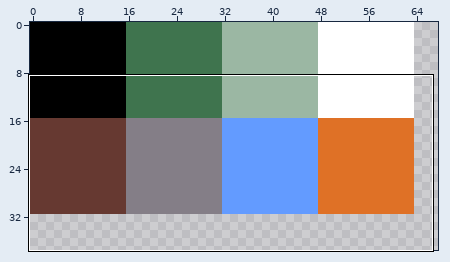
Pixel-art file, stored at assets/art/TileMap.aseprite. The first picture is a wide view before the edit; the outline marks the close-up.
Close-up. First the earlier version:
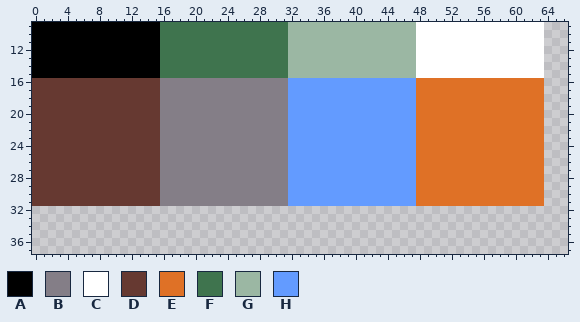
128x128 pixels, 1 frame. Shown: x 0..66, y 9..37. The wide view leaves out empty margins.
Palette (. is transparent): A #000000  B #847e87  C #ffffff  D #663931  E #df7126  F #3f744e  G #9bb7a3  H #639bff
Pixels before, first column x 0:
 9 AAAAAAAAAAAAAAAAFFFFFFFFFFFFFFFFGGGGGGGGGGGGGGGGCCCCCCCCCCCCCCCC
10 AAAAAAAAAAAAAAAAFFFFFFFFFFFFFFFFGGGGGGGGGGGGGGGGCCCCCCCCCCCCCCCC
11 AAAAAAAAAAAAAAAAFFFFFFFFFFFFFFFFGGGGGGGGGGGGGGGGCCCCCCCCCCCCCCCC
12 AAAAAAAAAAAAAAAAFFFFFFFFFFFFFFFFGGGGGGGGGGGGGGGGCCCCCCCCCCCCCCCC
13 AAAAAAAAAAAAAAAAFFFFFFFFFFFFFFFFGGGGGGGGGGGGGGGGCCCCCCCCCCCCCCCC
14 AAAAAAAAAAAAAAAAFFFFFFFFFFFFFFFFGGGGGGGGGGGGGGGGCCCCCCCCCCCCCCCC
15 AAAAAAAAAAAAAAAAFFFFFFFFFFFFFFFFGGGGGGGGGGGGGGGGCCCCCCCCCCCCCCCC
16 DDDDDDDDDDDDDDDDBBBBBBBBBBBBBBBBHHHHHHHHHHHHHHHHEEEEEEEEEEEEEEEE
17 DDDDDDDDDDDDDDDDBBBBBBBBBBBBBBBBHHHHHHHHHHHHHHHHEEEEEEEEEEEEEEEE
18 DDDDDDDDDDDDDDDDBBBBBBBBBBBBBBBBHHHHHHHHHHHHHHHHEEEEEEEEEEEEEEEE
19 DDDDDDDDDDDDDDDDBBBBBBBBBBBBBBBBHHHHHHHHHHHHHHHHEEEEEEEEEEEEEEEE
20 DDDDDDDDDDDDDDDDBBBBBBBBBBBBBBBBHHHHHHHHHHHHHHHHEEEEEEEEEEEEEEEE
21 DDDDDDDDDDDDDDDDBBBBBBBBBBBBBBBBHHHHHHHHHHHHHHHHEEEEEEEEEEEEEEEE
22 DDDDDDDDDDDDDDDDBBBBBBBBBBBBBBBBHHHHHHHHHHHHHHHHEEEEEEEEEEEEEEEE
23 DDDDDDDDDDDDDDDDBBBBBBBBBBBBBBBBHHHHHHHHHHHHHHHHEEEEEEEEEEEEEEEE
24 DDDDDDDDDDDDDDDDBBBBBBBBBBBBBBBBHHHHHHHHHHHHHHHHEEEEEEEEEEEEEEEE
25 DDDDDDDDDDDDDDDDBBBBBBBBBBBBBBBBHHHHHHHHHHHHHHHHEEEEEEEEEEEEEEEE
26 DDDDDDDDDDDDDDDDBBBBBBBBBBBBBBBBHHHHHHHHHHHHHHHHEEEEEEEEEEEEEEEE
27 DDDDDDDDDDDDDDDDBBBBBBBBBBBBBBBBHHHHHHHHHHHHHHHHEEEEEEEEEEEEEEEE
28 DDDDDDDDDDDDDDDDBBBBBBBBBBBBBBBBHHHHHHHHHHHHHHHHEEEEEEEEEEEEEEEE
29 DDDDDDDDDDDDDDDDBBBBBBBBBBBBBBBBHHHHHHHHHHHHHHHHEEEEEEEEEEEEEEEE
30 DDDDDDDDDDDDDDDDBBBBBBBBBBBBBBBBHHHHHHHHHHHHHHHHEEEEEEEEEEEEEEEE
31 DDDDDDDDDDDDDDDDBBBBBBBBBBBBBBBBHHHHHHHHHHHHHHHHEEEEEEEEEEEEEEEE
The result:
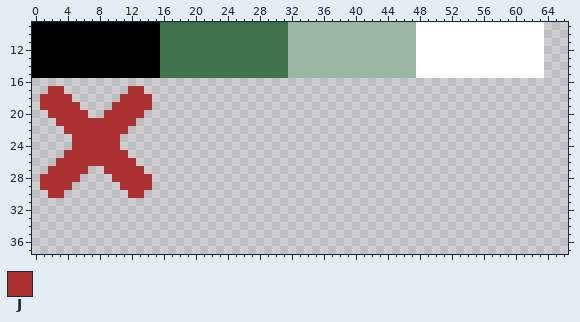
Colours new in this view: J #ac3232
Log entry: Added win condition to level
The edit:
The edit turns colour D into colour J in row 17 at x 2 to 3 and 12 to 13; in row 18 at x 1 to 4 and 11 to 14; in row 19 at x 1 to 5 and 10 to 14; in row 20 at x 2 to 6 and 9 to 13; in row 21 at x 3 to 12; in row 22 at x 4 to 11.
The edit turns colour D into colour J in rows 23 to 24 at x 5 to 10; in row 25 at x 4 to 11; in row 26 at x 3 to 12; in row 27 at x 2 to 6 and 9 to 13; in row 28 at x 1 to 5 and 10 to 14; in row 29 at x 1 to 4 and 11 to 14.
The edit turns colour D into colour J in row 30 at x 2 to 3 and 12 to 13.
The edit erases colour B in rows 16 to 31 at x 16 to 31.
The edit erases colour D in row 16 at x 0 to 15; in row 17 at x 0 to 1, 4 to 11 and 14 to 15; in row 18 at x 0, 5 to 10 and 15; in row 19 at x 0, 6 to 9 and 15; in row 20 at x 0 to 1, 7 to 8 and 14 to 15; in row 21 at x 0 to 2 and 13 to 15.
The edit erases colour D in row 22 at x 0 to 3 and 12 to 15; in rows 23 to 24 at x 0 to 4 and 11 to 15; in row 25 at x 0 to 3 and 12 to 15; in row 26 at x 0 to 2 and 13 to 15; in row 27 at x 0 to 1, 7 to 8 and 14 to 15; in row 28 at x 0, 6 to 9 and 15.
The edit erases colour D in row 29 at x 0, 5 to 10 and 15; in row 30 at x 0 to 1, 4 to 11 and 14 to 15; in row 31 at x 0 to 15.
The edit erases colour E in rows 16 to 31 at x 48 to 63.
The edit erases colour H in rows 16 to 31 at x 32 to 47.
Changed places in both close-ups, as pixel boxes (x1, y1, x2, y2):
changed: (32, 78, 544, 206)
